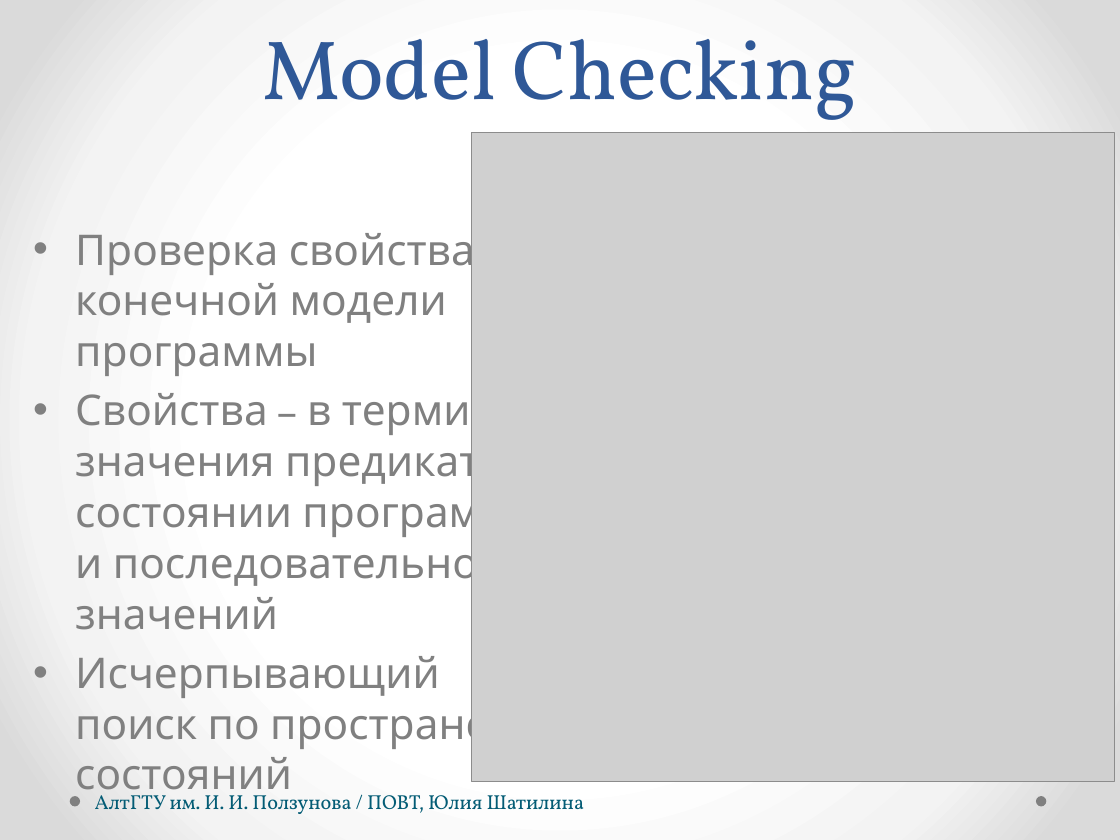
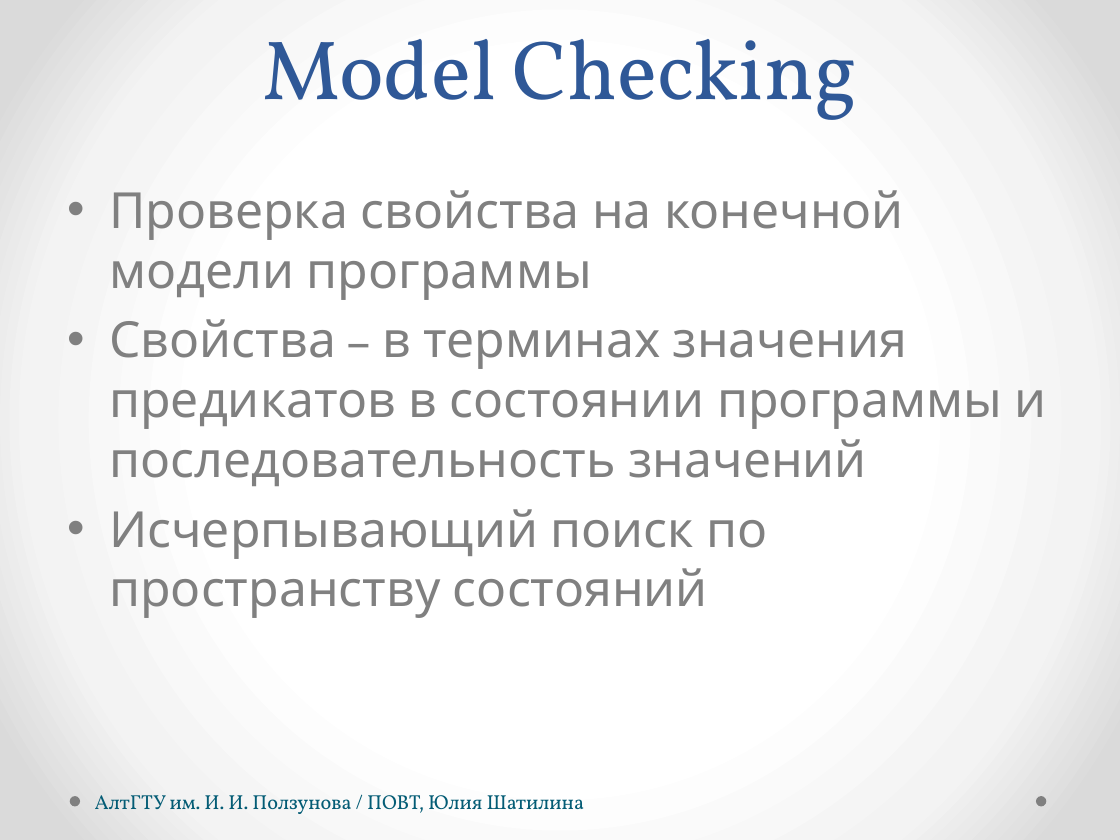
Before and after one commit to hisohito/proto-doc, a slide deck: slide 8 of shatilina.pptx. Drawn at 1120x840 pixels with LibreOffice and Linux fonts; fonts in the diff are those of the drawing; grey boxes stand for pictures. Boxes give left, top, right and bottom in pixels: in the first picture for what was removed or moved away, otherwise in the second. Text is boxed around its words. In the diff, an @@ line names an element or a change of style, - is before the commit and + after.

Commit message:
Work.Work.Work....

```diff
--- a/shatilina.pptx
+++ b/shatilina.pptx
@@ picture removed at [472,132,1114,782] @@
@@ text "Проверка свойства на конечной модели ...": place and size @@
-text "Проверка свойства на конечной модели ..." at [75,225,552,802]
+text "Проверка свойства на конечной модели ..." at [109,190,1047,618]
@@ text "Проверка свойства на конечной модели ..." at [109,190,1047,618]: size 27.2 to 32 pt @@
```
Also in this commit, not shown: 1 slide added.
